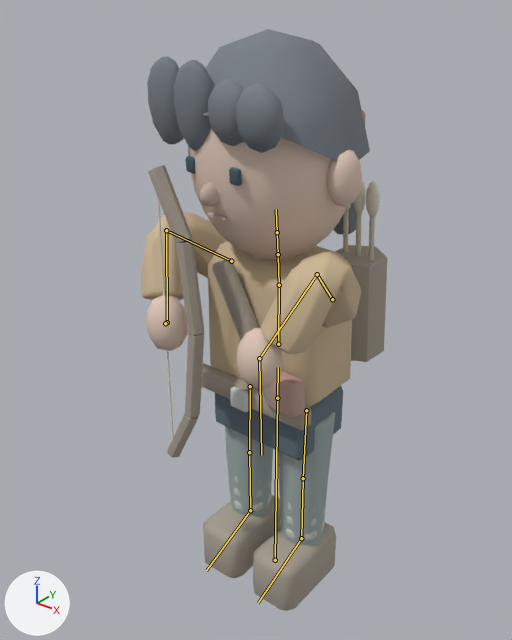
Renders of the glTF model Art/LowPolyKit/rigged/NPC_LOOK_001.glb from each side of a commit.
One viewpoint serves both versions: a camera (50 mm lens) standing at (1.177, -1.584, 1.939) and looking at (-0.059, -0.039, 0.981). Lighting does not change. The marker at lower left points along +X, +Y and +Z. The picture after the commit comes second. Both versions are drawn at frame 8 of the action 'NPC_Attack_DualPistol'; the numbers are the values there. The bones that bend it are drawn over the model as lines.

Objects in the first picture: 'SK_NPC_Accessory_02_Quiver', 'SK_NPC_Body_01_Female', 'SK_NPC_Feet_00_Boots', 'SK_NPC_Hair_03_Ponytail', 'SK_NPC_Legs_02_Wrapped', 'SK_NPC_Prop_00_Bow', 'SK_NPC_Top_02_Archer'.
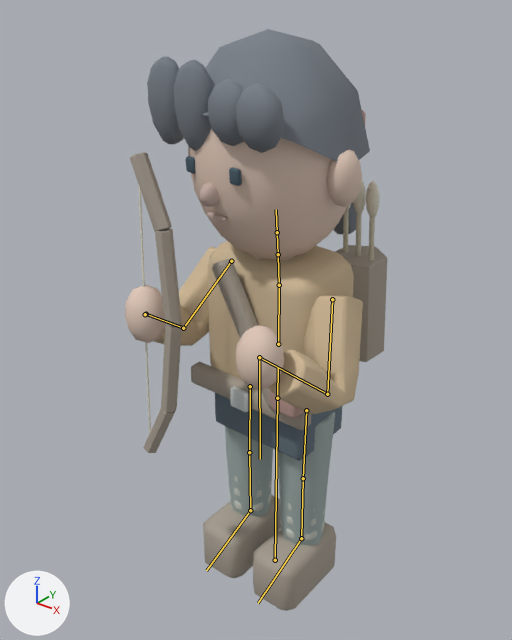
Edits to the bpy script that builds the scene:
```text
Change bone_upper_arm_l:
    where bone_upper_arm_l = bpy.data.objects['RIG_NPC_Humanoid_v1'].pose.bones['upper_arm.L']  # child of 'chest'
    bone_upper_arm_l.rotation_quaternion: (-0.503, 0.566, 0.001, -0.653) -> (-0.925, 0.361, 0.043, -0.112)  # degrees (-58, 48, 77) -> degrees (-43, 0, 14)
Change bone_forearm_l:
    where bone_forearm_l = bpy.data.objects['RIG_NPC_Humanoid_v1'].pose.bones['forearm.L']  # child of 'upper_arm.L'
    bone_forearm_l.rotation_quaternion: (0.512, 0.268, 0.393, -0.715) -> (0.726, -0.646, -0.007, 0.235)  # degrees (-28, 52, -122) -> degrees (-80, 17, 21)
Change bone_hand_l:
    where bone_hand_l = bpy.data.objects['RIG_NPC_Humanoid_v1'].pose.bones['hand.L']  # child of 'forearm.L'
    bone_hand_l.rotation_quaternion: (0.901, 0.261, 0.033, 0.344) -> (0.472, 0.851, 0.231, -0.004)  # degrees (30, -7, 40) -> degrees (125, 13, 24)
Change bone_upper_arm_r:
    where bone_upper_arm_r = bpy.data.objects['RIG_NPC_Humanoid_v1'].pose.bones['upper_arm.R']  # child of 'chest'
    bone_upper_arm_r.rotation_quaternion: (-0.522, 0.42, 0.046, 0.741) -> (-0.963, 0.241, 0.071, 0.092)  # degrees (-30, -42, -98) -> degrees (-27, -10, -8)
Change bone_forearm_r:
    where bone_forearm_r = bpy.data.objects['RIG_NPC_Humanoid_v1'].pose.bones['forearm.R']  # child of 'upper_arm.R'
    bone_forearm_r.rotation_quaternion: (0.407, 0.277, -0.376, 0.785) -> (0.631, -0.731, 0.01, -0.26)  # degrees (-33, -48, 140) -> degrees (-94, -22, -22)
Change bone_hand_r:
    where bone_hand_r = bpy.data.objects['RIG_NPC_Humanoid_v1'].pose.bones['hand.R']  # child of 'forearm.R'
    bone_hand_r.rotation_quaternion: (0.911, 0.184, -0.01, -0.369) -> (0.425, 0.874, -0.235, 0.001)  # degrees (20, 7, -43) -> degrees (131, -12, -25)
```

Boxes (x1, y1, x2, y2) around the edits, measured in the pictures (512 x 640 px):
'SK_NPC_Top_02_Archer', posed
    before: (141, 213, 361, 431)
    after: (154, 241, 363, 431)
'SK_NPC_Body_01_Female', posed (10% wider)
    before: (146, 129, 362, 390)
    after: (125, 129, 362, 390)
'SK_NPC_Prop_00_Bow', posed (7% narrower)
    before: (148, 165, 204, 457)
    after: (130, 152, 182, 453)
bone 'upper_arm.L', root to tip
    before: (231, 261) to (166, 230)
    after: (231, 261) to (183, 328)
bone 'forearm.L', root to tip
    before: (166, 230) to (167, 322)
    after: (183, 328) to (146, 314)
bone 'hand.L', root to tip
    before: (167, 322) to (166, 324)
    after: (146, 314) to (146, 315)
bone 'upper_arm.R', root to tip
    before: (332, 299) to (317, 274)
    after: (332, 299) to (327, 394)
bone 'forearm.R', root to tip
    before: (317, 274) to (259, 358)
    after: (327, 394) to (259, 357)
bone 'hand.R', root to tip
    before: (259, 358) to (261, 455)
    after: (259, 357) to (260, 459)
